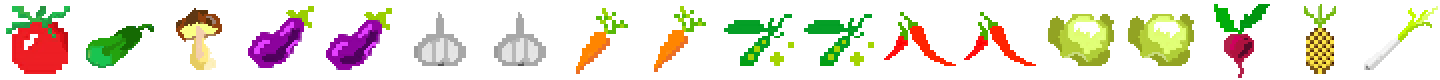
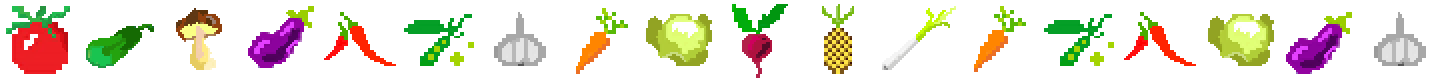
Layers edited between the first and the second 1440×80 image:
removed layer "Capa 13" over box(1304, 4, 1336, 74)
added layer "Capa 1" above "Capa 2" over box(1286, 12, 1352, 74)
renamed "Capa 11" to "Capa 2", moved it above "Capa 0", painted on it over box(324, 2, 1270, 78)
renamed "Capa 14" to "Capa 0", painted on it over box(324, 6, 1438, 74)
